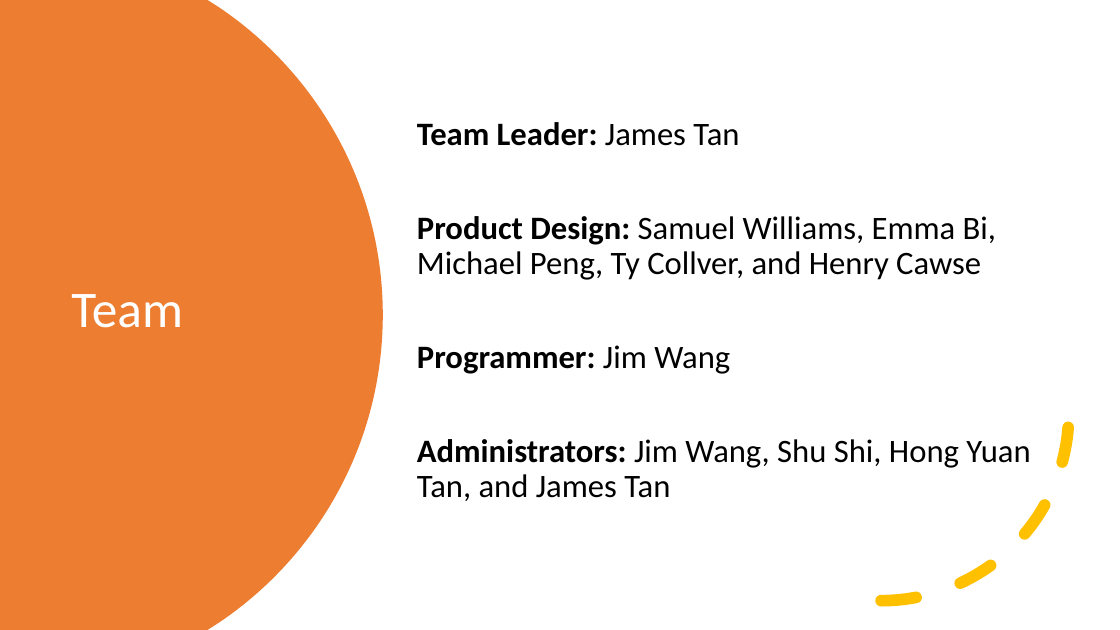
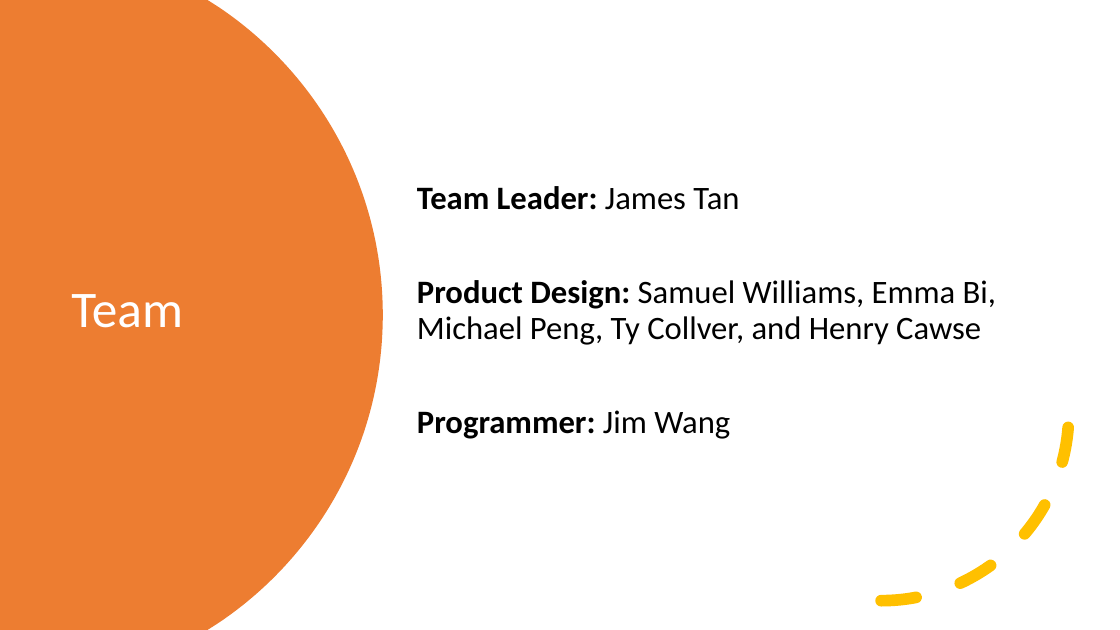
Before and after one commit to animaltrackapp/AnimalTrack, a slide deck: slide 4 of office_files/MARKET_PPT.pptx. Drawn at 1120x630 pixels with LibreOffice and Linux fonts; fonts in the diff are those of the drawing. Boxes give left, top, right and bottom in pixels: in the first picture for what was removed or moved away, otherwise in the second. Text is boxed around its words. In the diff, an @@ line names an element or a change of style, - is before the commit and + after.

```diff
--- a/office_files/MARKET_PPT.pptx
+++ b/office_files/MARKET_PPT.pptx
@@ text at box(417, 439, 1030, 501): paragraph removed @@
-Administrators: Jim Wang, Shu Shi, Hong Yuan Tan, and James Tan
```
Also in this commit, not shown: 4 other slides changed, 1 slide removed, 1 other file.
